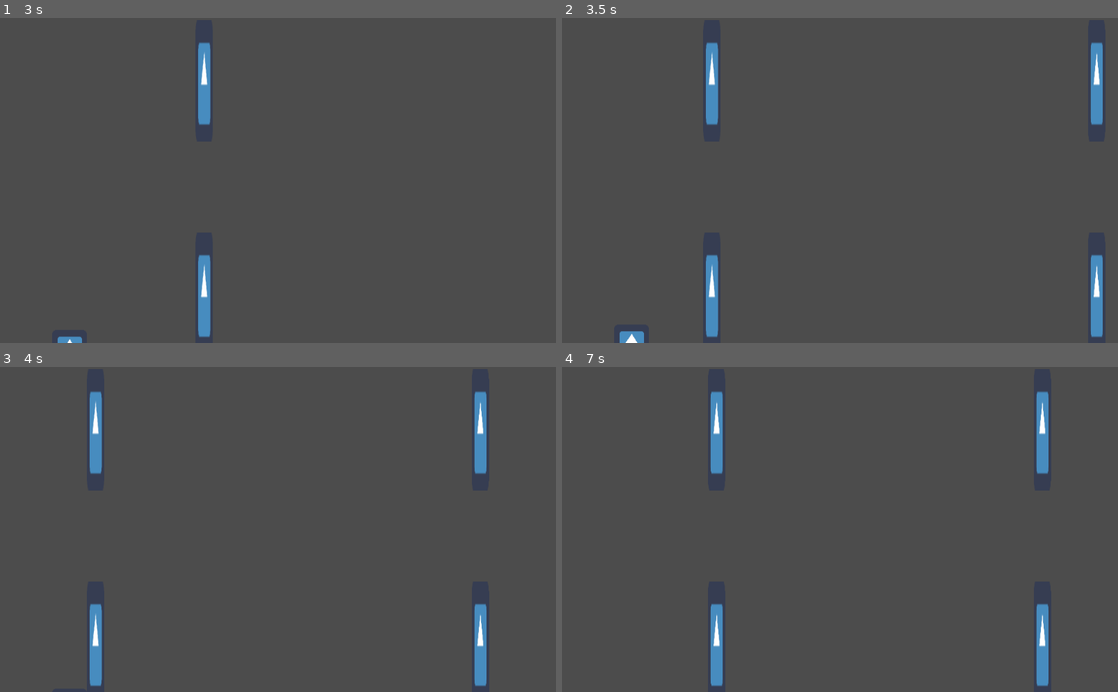
Above: before the commit, frames 1-4 (two rows, left to right).
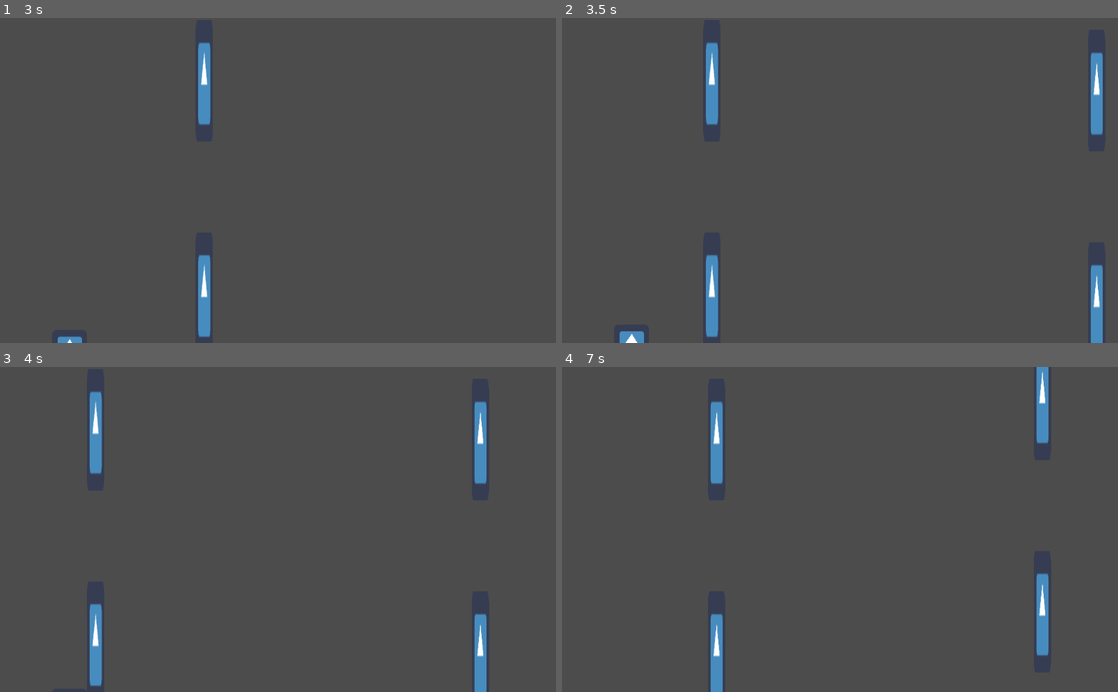
Above: after the commit, the same moments.

Repository: Chamerli-sh/Flappy-Things
Game: Godot game, scene res://World/World.tscn
Same seed, same stepped clock (60 frames per second), same inputs: the game is played once before the commit and once after it. The project has no main scene, so this scene is started directly. The engine's default icon, where the game draws it, is replaced by a stand-in: a white triangle on a blue panel in a dark square.
Inputs:
- Up to frame 1 (3 s): tap Up (jump) at 0.77, 1.52 s
- Up to frame 2 (3.5 s): tap Up (jump) at 3.02 s
- Up to frame 3 (4 s): tap Up (jump) at 3.77 s
- Up to frame 4 (7 s): tap Up (jump) at 4.52, 6.02, 6.77 s

Frame 1 is identical in both runs. In frame 2, 0.4% of the frame differs, in the area x 95-98%, y 7-100%; in frame 3, 0.4%; in frame 4, 1.5%, in the area x 26-88%, y 0-100%.

Commit message:
Give Random Position When Spawning

Diff:
--- a/World/PipeSpawner.gd
+++ b/World/PipeSpawner.gd
@@ -2,10 +2,11 @@
 
 onready var pipe_node = preload("res://Pipe/Pipe.tscn")
 
-func spawn():
+func spawn(y):
 	var pipe = pipe_node.instance()
 	add_child(pipe)
+	pipe.global_position.y = y
 
 func _on_Timer_timeout():
-	spawn()
-	print("Hello World!")
+	var y = rand_range(-64, 64)
+	spawn(y)
